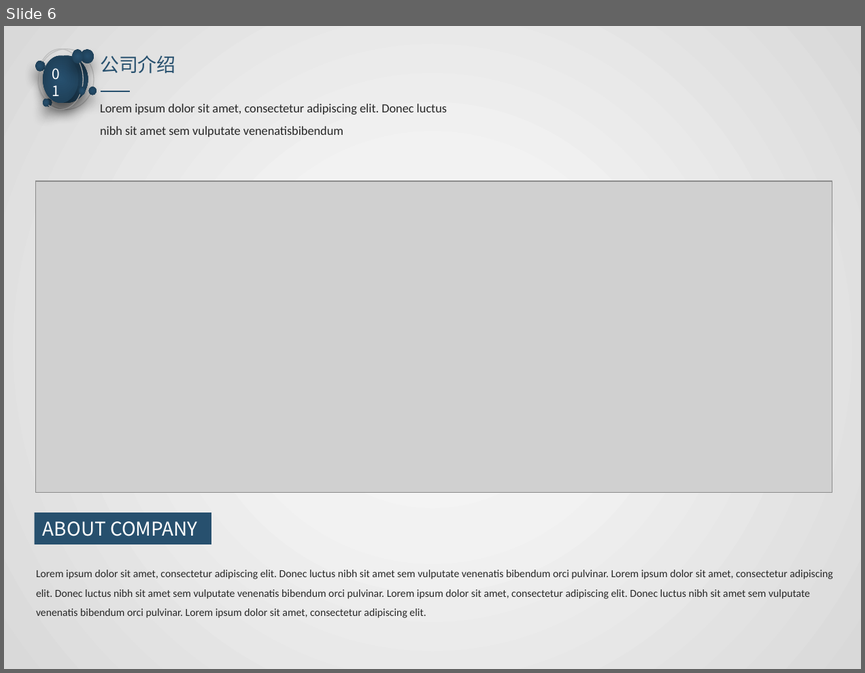
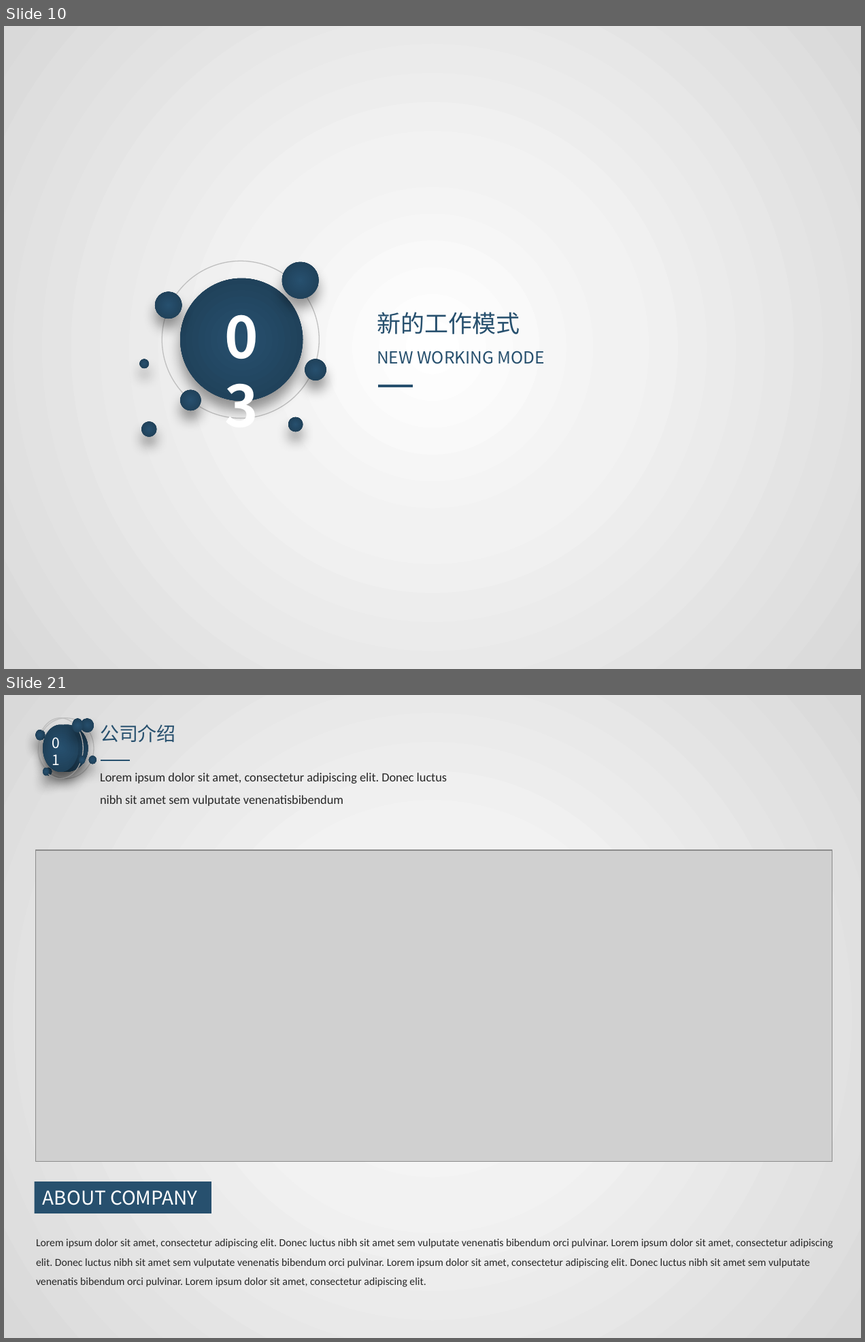
Before and after one commit to watermoonlx/presentation, a slide deck: [PO]PR Approval Control Panel.pptx. Shown one above the other, each under a label of ours: slide 6 before the commit, slides 10 and 21 after it; the slides between them are not shown. The pictures are 865x673 and 865x1342 pixels, drawn with LibreOffice and Linux fonts; fonts in the diff are those of the drawing; grey boxes stand for pictures. Boxes give left, top, right and bottom in pixels: in the first picture for what was removed or moved away, otherwise in the second. Text is boxed around its words. In the diff, an @@ line names an element or a change of style, - is before the commit and + after.

```diff
--- a/[PO]PR Approval Control Panel.pptx
+++ b/[PO]PR Approval Control Panel.pptx
@@ slide 10 added at [4,26,861,669], background gradient #FFFFFF to #F2F2F2 to #D9D9D9 @@
@@ ellipse added at [162,261,318,418], outline #BFBFBF 0.75 pt @@
@@ ellipse added at [281,261,318,299], fill gradient #27506E to #1D3C52 @@
@@ ellipse added at [181,278,303,401], fill gradient #27506E to #1D3C52 @@
@@ ellipse added at [155,292,181,318], fill gradient #27506E to #1D3C52 @@
@@ text added at [204,297,279,376], 48 pt, text #FFFFFF, bold @@
+03
@@ text added at [377,312,519,334], 20 pt, text #27506E @@
+新的工作模式
@@ text added at [377,350,545,364], 14 pt, text #27506E @@
+NEW WORKING MODE
@@ ellipse added at [139,359,149,368], fill gradient #27506E to #1D3C52 @@
@@ ellipse added at [305,359,326,380], fill gradient #27506E to #1D3C52 @@
@@ ellipse added at [181,389,201,410], fill gradient #27506E to #1D3C52 @@
@@ line added from (379, 386) to (413, 386), #27506E 2.25 pt @@
@@ ellipse added at [142,421,158,437], fill gradient #27506E to #1D3C52 @@
@@ ellipse added at [288,417,303,431], fill gradient #27506E to #1D3C52 @@
@@ what was slide 6 is now slide 21 @@
```
Also in this commit, not shown: 4 slides changed, 15 other slides added, 1 slide removed, 13 other files.
